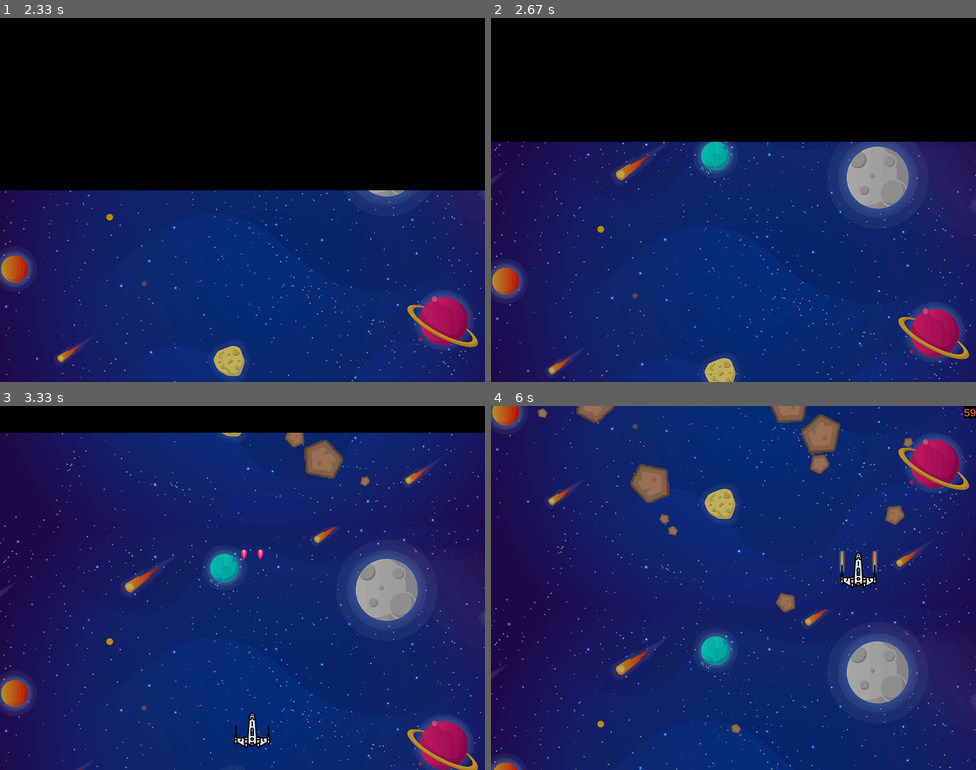
Above: before the commit, frames 1-4 (two rows, left to right).
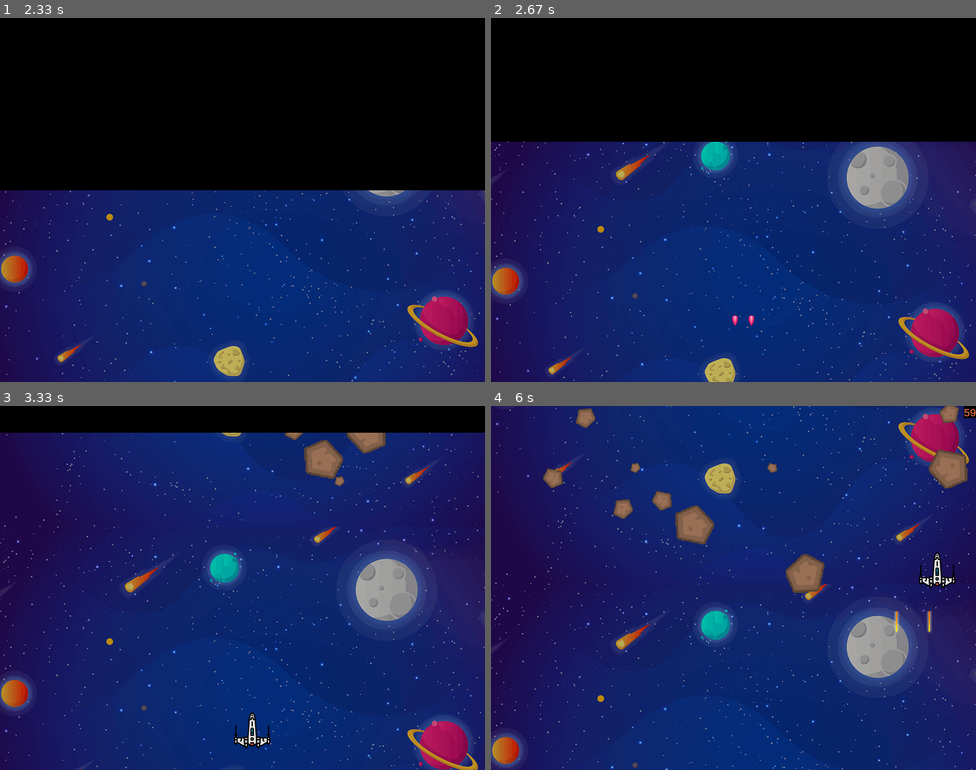
Above: after the commit, the same moments.

Repository: blamerra/pySpaceInvaders
Game: pygame game, started from main.py
The game is run twice, just before and just after one commit, with the same random seed, the same clock (stepped at 60 frames per second) and the same inputs.
Inputs:
- Up to frame 1 (2.33 s): tap W at 0.33 s; tap Space at 1.67 s
- Up to frame 2 (2.67 s): no input
- Up to frame 3 (3.33 s): no input
- Up to frame 4 (6 s): hold Right 4-4.47 s; hold Up 4.5-4.8 s; tap Space at 4.57, 4.9, 5.2, 5.4, 5.7 s; hold Right 4.83-5.3 s; hold Left 5.33-5.87 s; tap W at 5.9 s

Frame 1 is identical in both runs. In frame 2, less than 0.1% of the frame differs, in the area x 49-55%, y 81-85%; in frame 3, 0.6%; in frame 4, 16%, in the area x 0-100%, y 0-100%.

Commit message:
ammo class

Diff:
--- a/sprites/bullet.py
+++ b/sprites/bullet.py
@@ -16,21 +16,17 @@
         self.speed = None
         self.speed_increase = None
         self.status = self.STATUS_READY
+        self.ammo_active = self.AMMO_LASER
+        self.sound_channel = pygame.mixer.find_channel()
 
         self.ammo_list = []
         self.ammo_list.append(
                 Ammo('laser', self.SETTINGS.ammo_laser_image, self.SETTINGS.ammo_laser_sound, 0.5, 15, 0)
             )
         self.ammo_list.append(
-                Ammo('torpedo', self.SETTINGS.ammo_torpedo_image, self.SETTINGS.ammo_torpedo_sound, 1, 1, 0.03)
+                Ammo('torpedo', self.SETTINGS.ammo_torpedo_image, self.SETTINGS.ammo_torpedo_sound, 1, 1, 0.05)
             )
-
-        self.ammo_active = self.AMMO_LASER
-        self.sound_channel = pygame.mixer.find_channel()
         self._update_ammo(self.ammo_active)
-        self.rect.x = 0
-        self.rect.y = -self.rect.height  # ocultamos la imagen fuera de la pantalla
-
 
 
 
@@ -69,6 +65,10 @@
         self.speed = self.ammo_list[ammo_type].speed
         self.speed_increase = self.ammo_list[ammo_type].speed_increase
 
+        # ocultamos la imagen fuera de la pantalla
+        self.rect.x = -self.rect.width
+        self.rect.y = -self.rect.height
+
     def ammo_change(self):
         if self.ammo_active == self.AMMO_LASER:
             self.ammo_active = self.AMMO_TORPEDO
Not shown, changed: Readme.md
